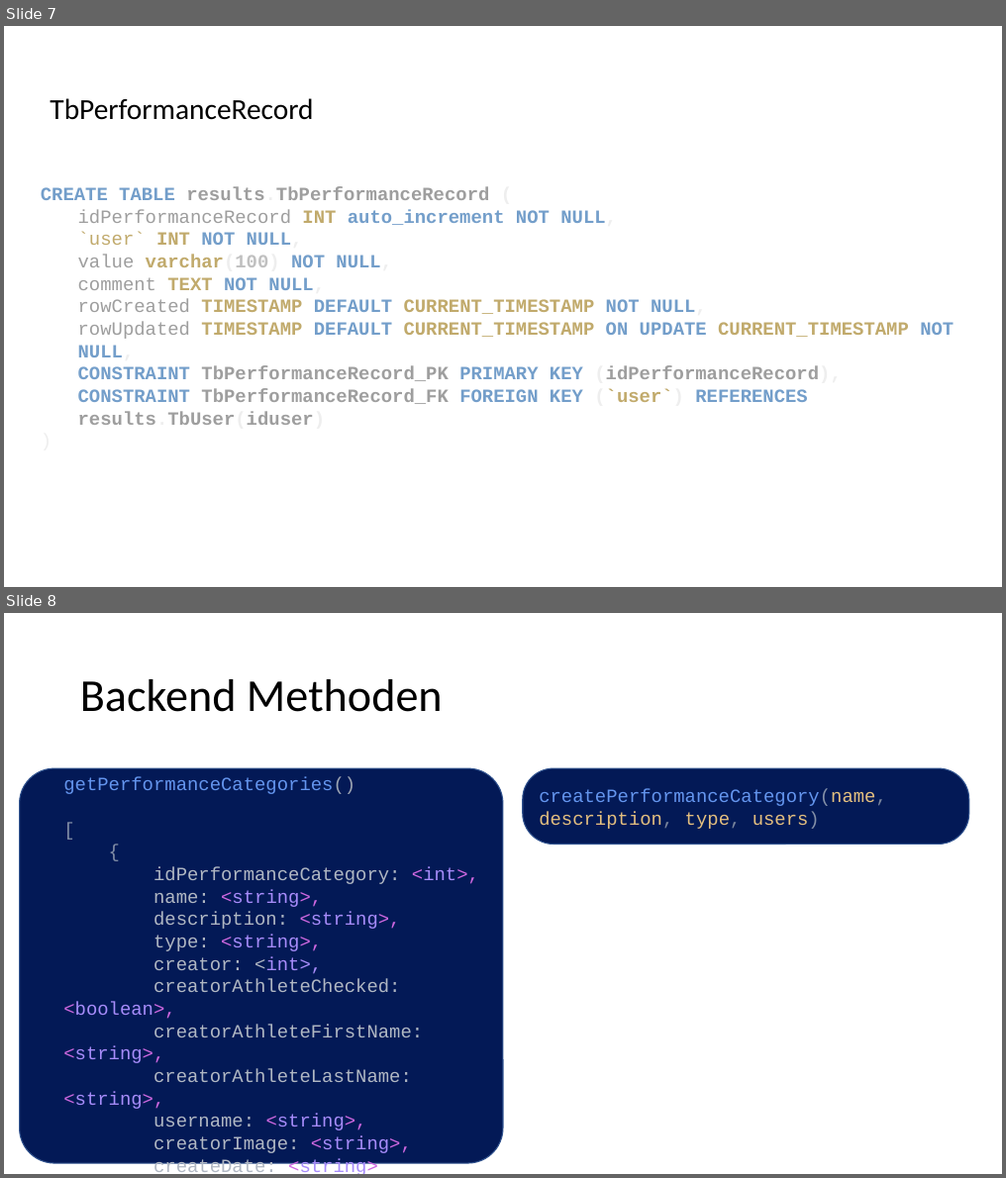
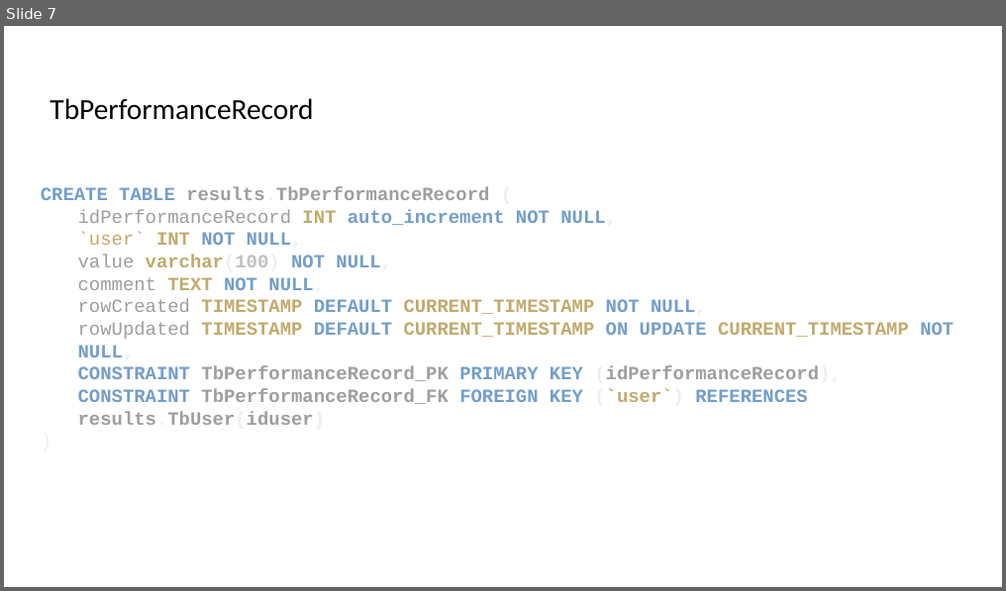
Before and after one commit to TimoLehnertz/roller-results.com, a slide deck: plans/PerformanceLayout.pptx. Shown one above the other, each under a label of ours: slides 7 and 8 before the commit, slide 7 after it. The pictures are 1006x1178 and 1006x591 pixels, drawn with LibreOffice and Linux fonts; fonts in the diff are those of the drawing. Boxes give left, top, right and bottom in pixels: in the first picture for what was removed or moved away, otherwise in the second. Text is boxed around its words. In the diff, an @@ line names an element or a change of style, - is before the commit and + after.

```diff
--- a/plans/PerformanceLayout.pptx
+++ b/plans/PerformanceLayout.pptx
@@ slide 8 removed at box(4, 613, 1002, 1174), background #FFFFFF @@
@@ title removed at box(80, 679, 443, 712) @@
-Backend Methoden
@@ rounded rectangle removed at box(20, 768, 503, 1164) @@
@@ text removed at box(63, 777, 479, 1174) @@
-getPerformanceCategories()
-[
-{
-idPerformanceCategory: <int>,
-name: <string>,
-description: <string>,
-type: <string>,
-creator: <int>,
-creatorAthleteChecked: <boolean>,
-creatorAthleteFirstName: <string>,
-creatorAthleteLastName: <string>,
-username: <string>,
-creatorImage: <string>,
-createDate: <string>
-}, …
-]
@@ rounded rectangle removed at box(523, 768, 969, 845) @@
-createPerformanceCategory(name, description, type, users)
```
Also in this commit, not shown: 4 slides changed, 2 slides added, 25 other files.
